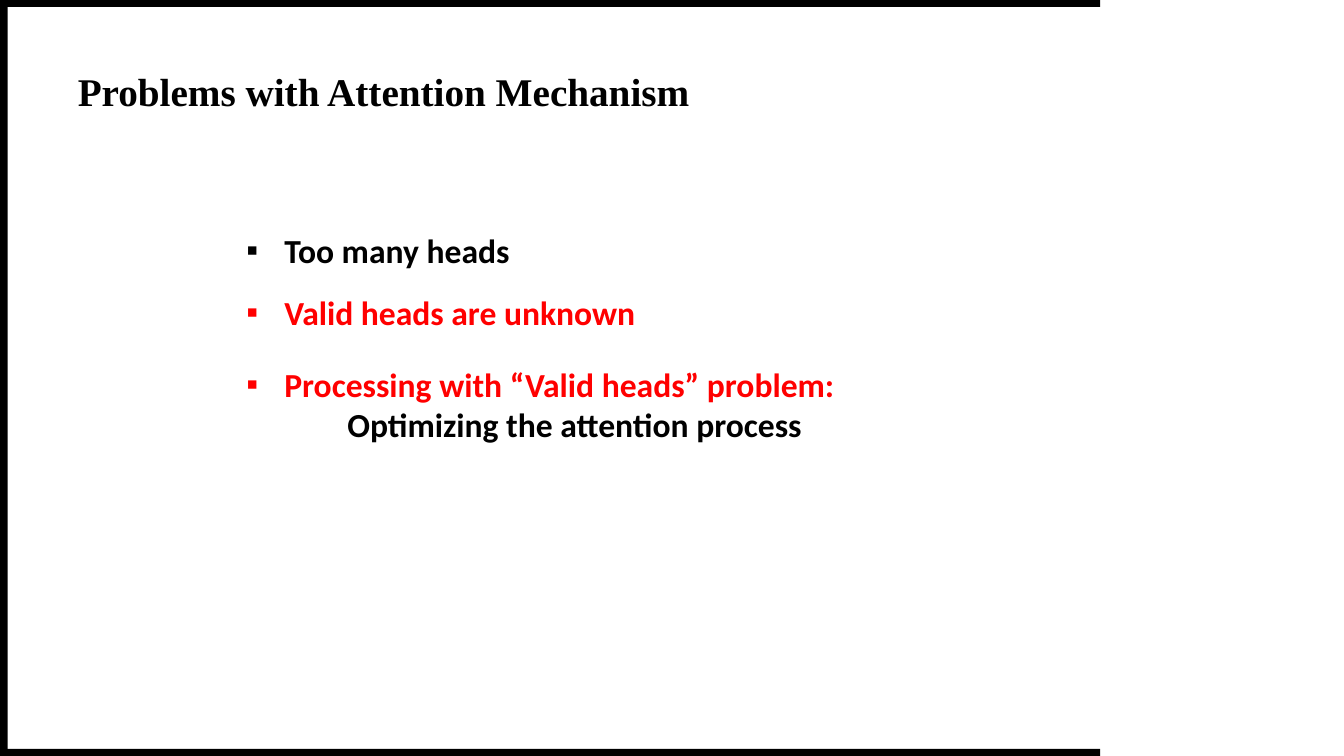
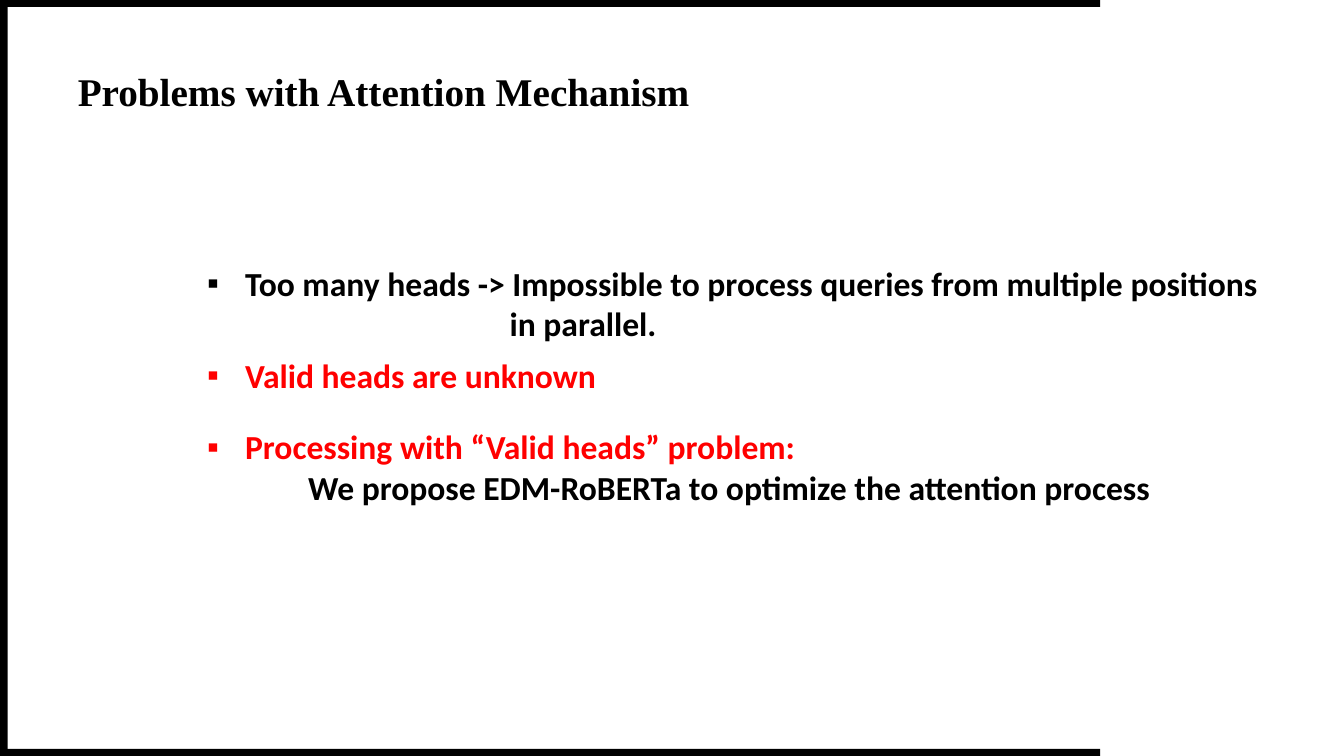
Before and after one commit to theQuert/inlpfun, a slide deck: slide 9 of Lab/投影片.pptx. Drawn at 1344x756 pixels with LibreOffice and Linux fonts; fonts in the diff are those of the drawing. Boxes give left, top, right and bottom in pixels: in the first picture for what was removed or moved away, otherwise in the second. Text is boxed around its words. In the diff, an @@ line names an element or a change of style, - is before the commit and + after.

```diff
--- a/Lab/投影片.pptx
+++ b/Lab/投影片.pptx
@@ text at bbox=[245, 272, 1258, 342]: text changed @@
-▪ Too many heads
+▪ Too many heads -> Impossible to process queries from multiple positions
+            in parallel.
@@ text "Valid heads are unknown": place and size @@
-text "Valid heads are unknown" at bbox=[284, 301, 635, 326]
+text "Valid heads are unknown" at bbox=[245, 364, 596, 389]
@@ text at bbox=[245, 434, 1149, 506]: text changed; text colour #FF0000 to #000000 @@
-▪ Processing with “Valid heads” problem:
-  Optimizing the attention process
+▪ Processing with “Valid heads” problem:
+  We propose EDM-RoBERTa to optimize the attention process
```
Also in this commit, not shown: 3 other slides changed, 1 slide added, 1 slide removed, 4 other files.
